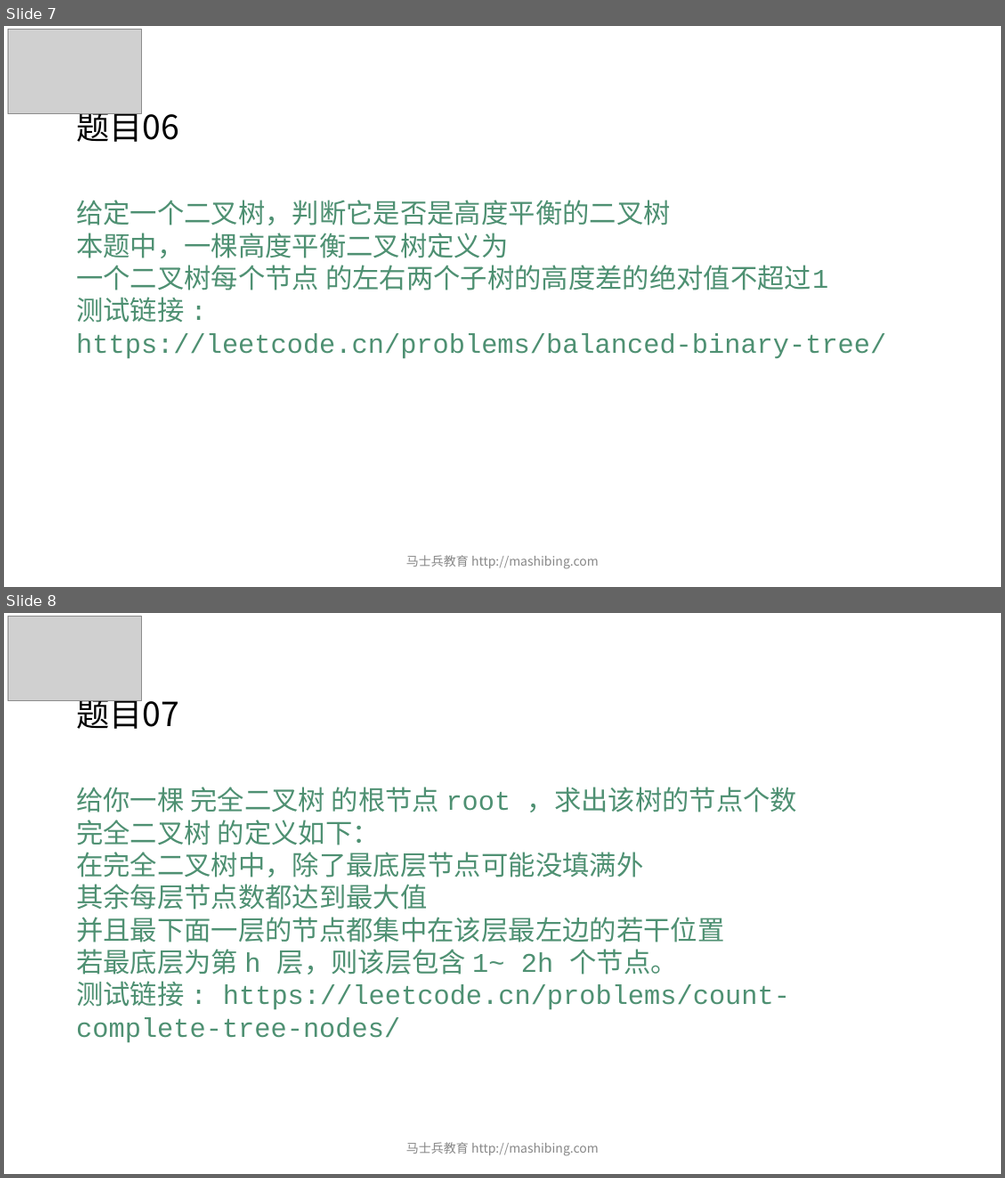
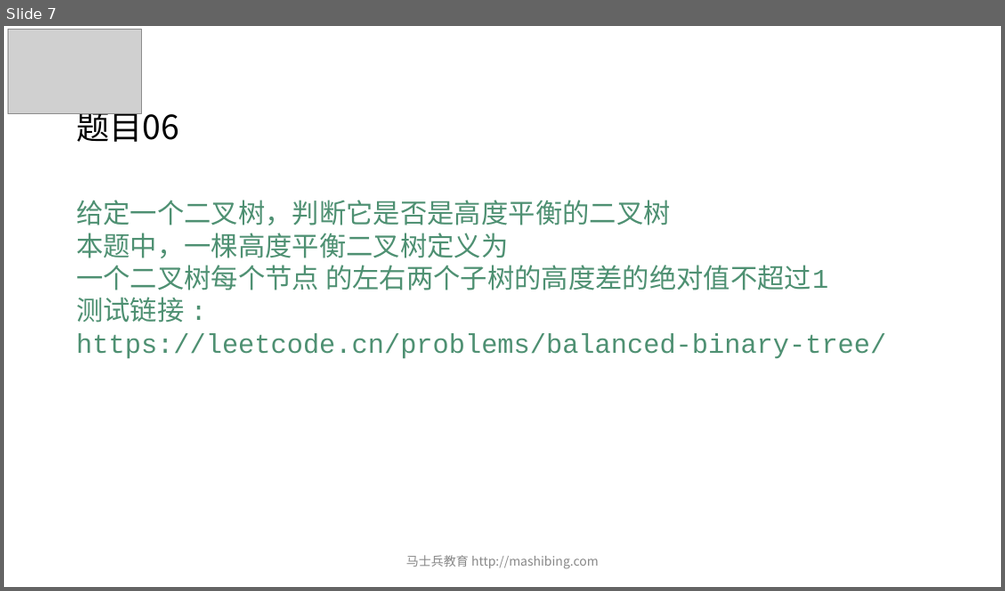
Before and after one commit to algorithmzuo/mca-algorithm-problems, a slide deck: 第03期/课堂ppt/powerpoint/第03节.pptx. Shown one above the other, each under a label of ours: slides 7 and 8 before the commit, slide 7 after it. The pictures are 1005x1178 and 1005x591 pixels, drawn with LibreOffice and Linux fonts; fonts in the diff are those of the drawing; grey boxes stand for pictures. Boxes give left, top, right and bottom in pixels: in the first picture for what was removed or moved away, otherwise in the second. Text is boxed around its words. In the diff, an @@ line names an element or a change of style, - is before the commit and + after.

```diff
--- a/第03期/课堂ppt/powerpoint/第03节.pptx
+++ b/第03期/课堂ppt/powerpoint/第03节.pptx
@@ slide 8 removed at box(4, 613, 1001, 1174), background #FFFFFF @@
@@ picture removed at box(8, 616, 142, 701) @@
@@ title removed at box(76, 692, 179, 729) @@
-题目07
@@ text removed at box(76, 787, 797, 1043) @@
-给你一棵 完全二叉树 的根节点 root ，求出该树的节点个数
-完全二叉树 的定义如下：
-在完全二叉树中，除了最底层节点可能没填满外
-其余每层节点数都达到最大值
-并且最下面一层的节点都集中在该层最左边的若干位置
-若最底层为第 h 层，则该层包含 1~ 2h 个节点。
-测试链接 : https://leetcode.cn/problems/count-complete-tree-nodes/
@@ text removed at box(406, 1142, 599, 1156) @@
-马士兵教育 http://mashibing.com
```
Also in this commit, not shown: 2 other slides removed, 12 other files.
